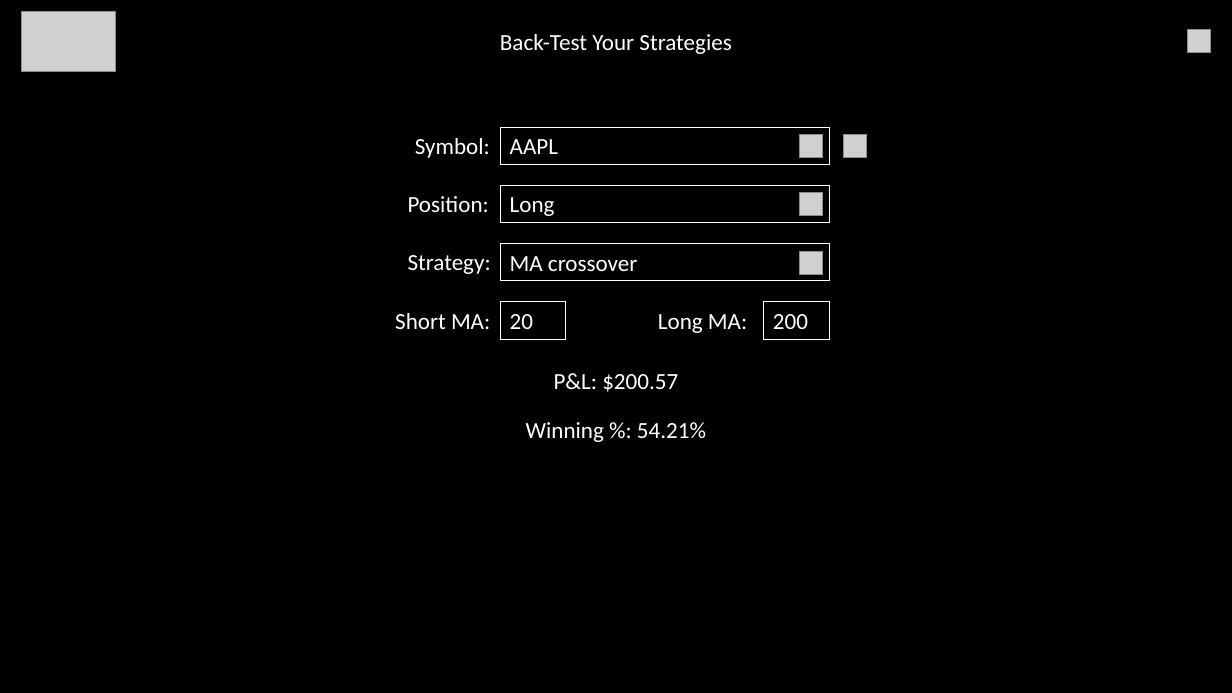
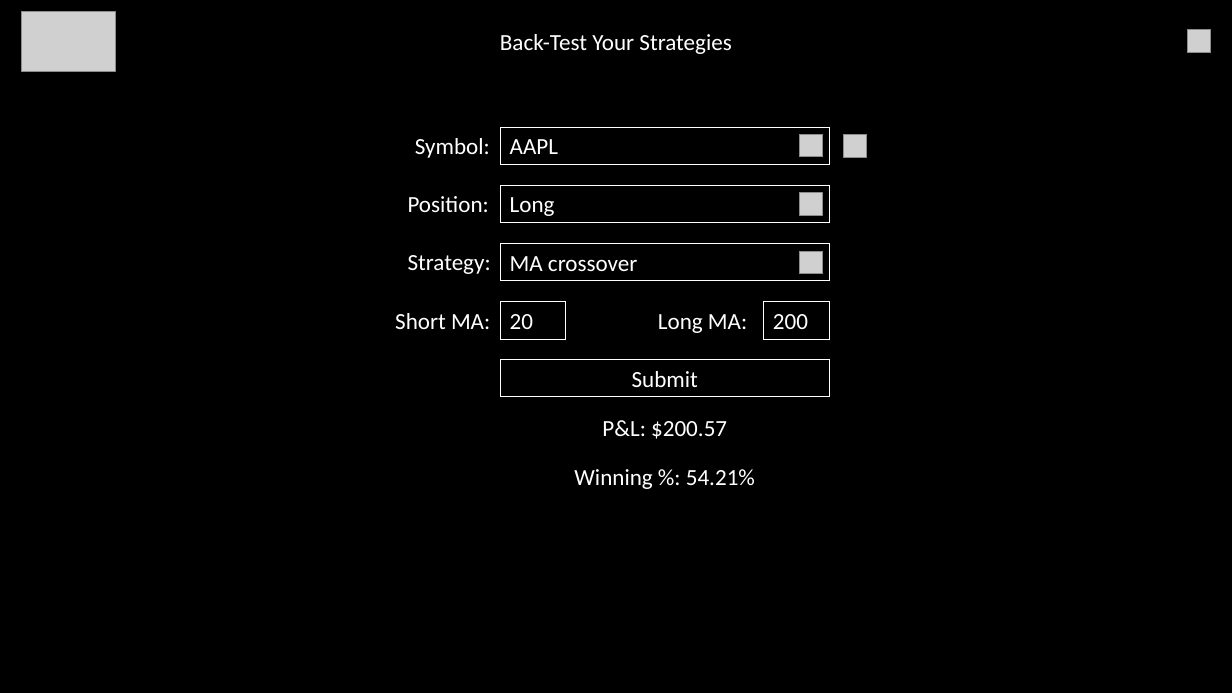
Before and after one commit to MosElsh/Backtesting-app, a slide deck: slide 7 of App Designs/Dark Mode App Design.pptx (slide 8 before the commit). Drawn at 1232x693 pixels with LibreOffice and Linux fonts; fonts in the diff are those of the drawing; grey boxes stand for pictures. Boxes give left, top, right and bottom in pixels: in the first picture for what was removed or moved away, otherwise in the second. Text is boxed around its words. In the diff, an @@ line names an element or a change of style, - is before the commit and + after.

```diff
--- a/App Designs/Dark Mode App Design.pptx
+++ b/App Designs/Dark Mode App Design.pptx
@@ rectangle added at <box>501,360,830,396</box>, outline #FFFFFF 0.75 pt, 18 pt, text #FFFFFF @@
+Submit
@@ text "P&L: $200.57": place and size @@
-text "P&L: $200.57" at <box>554,373,678,392</box>
+text "P&L: $200.57" at <box>602,420,727,439</box>
@@ text "Winning %: 54.21%": place and size @@
-text "Winning %: 54.21%" at <box>526,422,706,442</box>
+text "Winning %: 54.21%" at <box>574,469,755,489</box>
```
Also in this commit, not shown: 2 other slides changed, 1 slide added, 19 other files.
